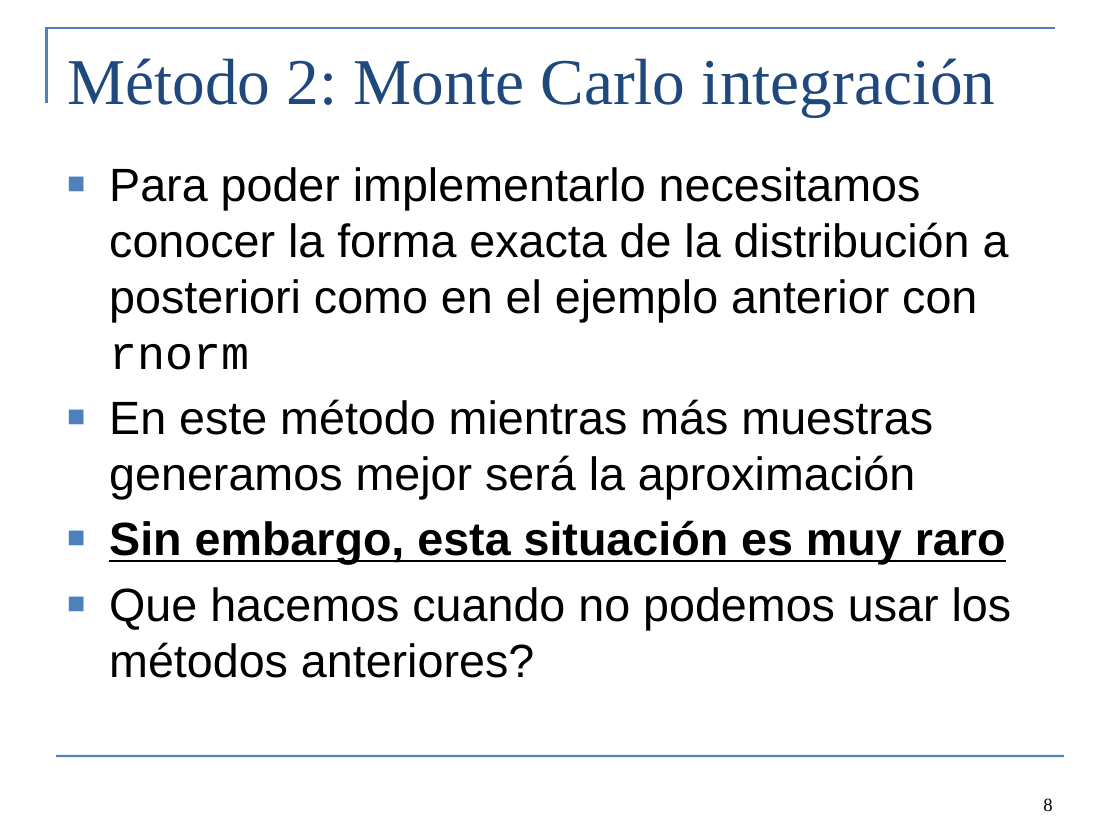
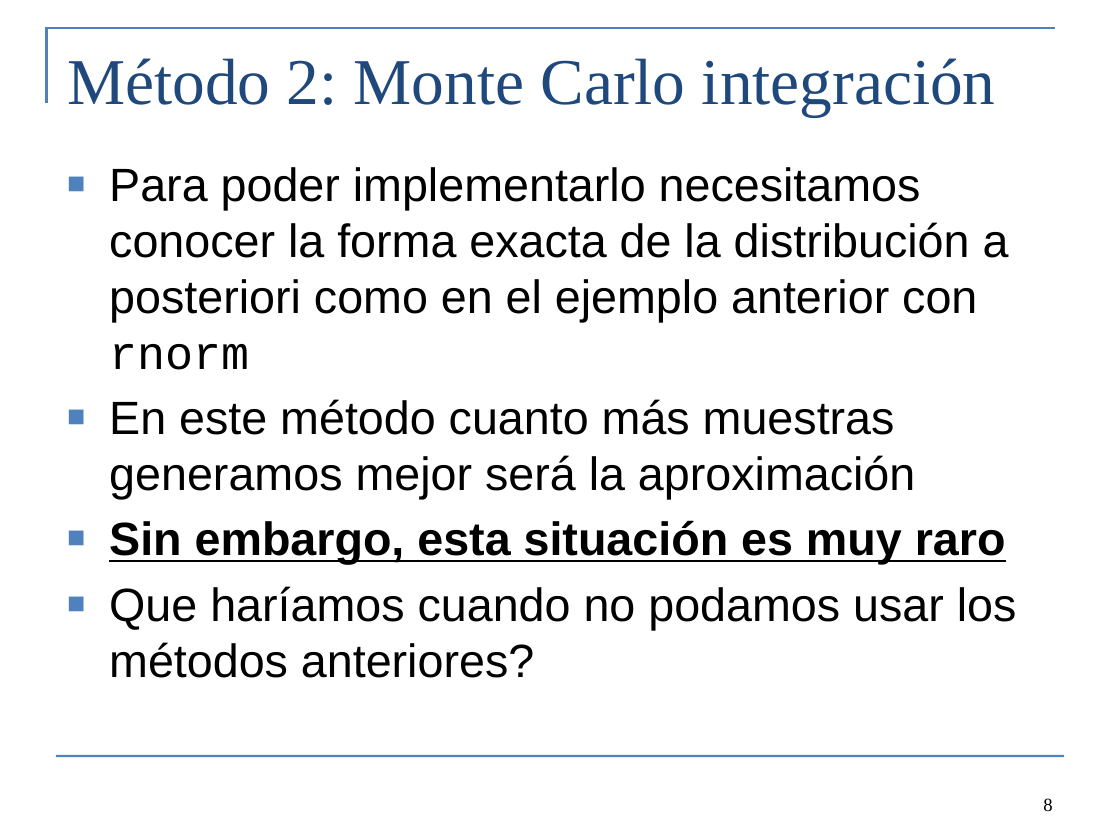
Before and after one commit to colemonnahan/bayes_workshop, a slide deck: slide 8 of dia1/lab1_integration.pptx. Drawn at 1120x840 pixels with LibreOffice and Linux fonts; fonts in the diff are those of the drawing. Boxes give left, top, right and bottom in pixels: in the first picture for what was removed or moved away, otherwise in the second. Text is boxed around its words. In the diff, an @@ line names an element or a change of style, - is before the commit and + after.

```diff
--- a/dia1/lab1_integration.pptx
+++ b/dia1/lab1_integration.pptx
@@ text at [109, 399, 915, 499]: text changed @@
-■ En este método mientras más muestras generamos mejor será la aproximación
+■ En este método cuanto más muestras generamos mejor será la aproximación
@@ text at [109, 586, 1017, 678]: text changed @@
-■ Que hacemos cuando no podemos usar los métodos anteriores?
+■ Que haríamos cuando no podamos usar los métodos anteriores?
```
Also in this commit, not shown: 5 other slides changed, 3 slides added, 2 slides removed, 4 other files.
